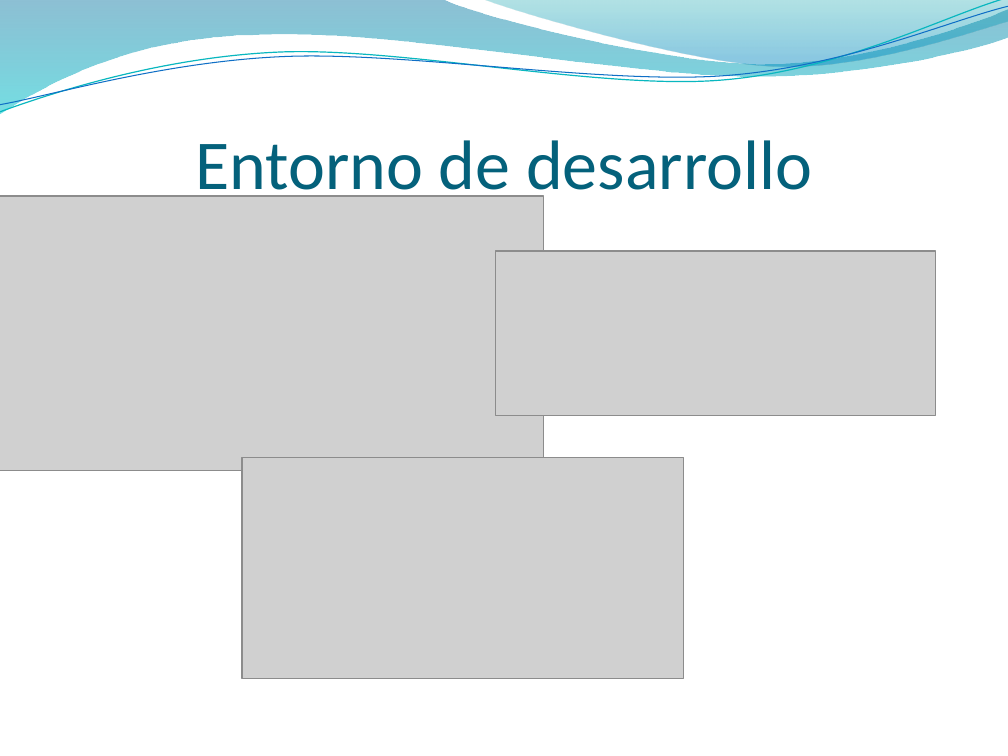
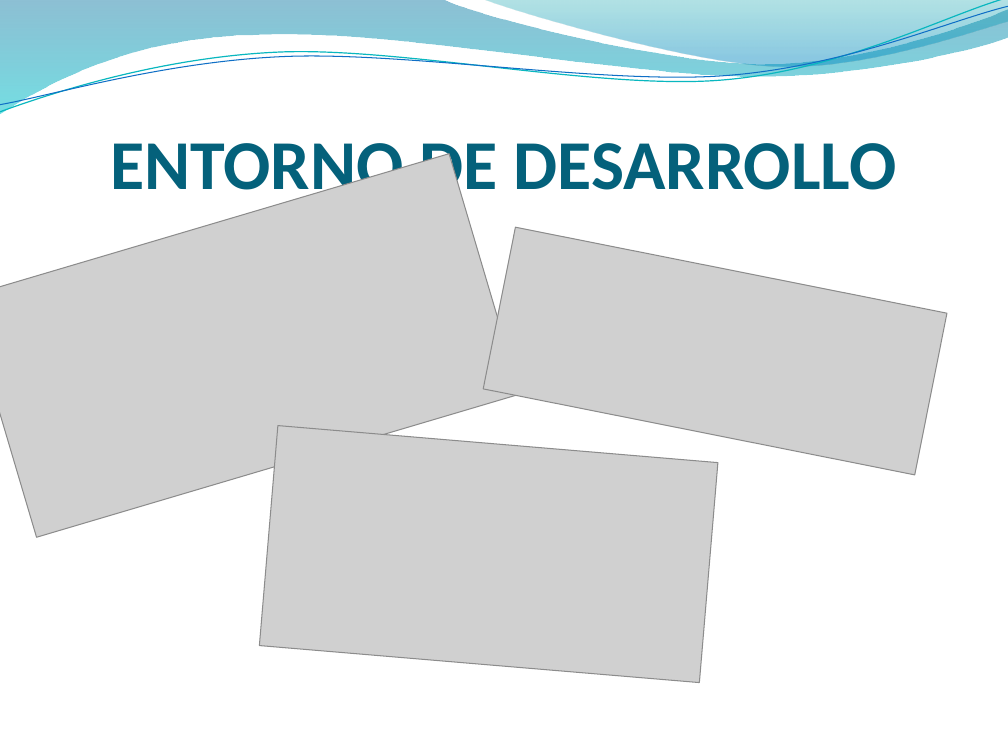
Before and after one commit to francben/proyectoDeliberyApp, a slide deck: slide 25 of Para Presentacion final.pptx. Drawn at 1008x756 pixels with LibreOffice and Linux fonts; fonts in the diff are those of the drawing; grey boxes stand for pictures; background and template pictures are left out. Boxes give left, top, right and bottom in pixels: in the first picture for what was removed or moved away, otherwise in the second. Text is boxed around its words. In the diff, an @@ line names an element or a change of style, - is before the commit and + after.

```diff
--- a/Para Presentacion final.pptx
+++ b/Para Presentacion final.pptx
@@ title at (111, 131, 897, 206): text changed; bold on @@
-Entorno de desarrollo
+ENTORNO DE DESARROLLO
@@ picture at (0, 153, 521, 537): rotation 0 to 343 degrees @@
@@ picture at (483, 227, 947, 475): rotation 0 to 11 degrees @@
@@ picture at (260, 425, 718, 682): rotation 0 to 4 degrees @@
```
Also in this commit, not shown: 20 other slides changed, 13 slides added, 13 slides removed.
